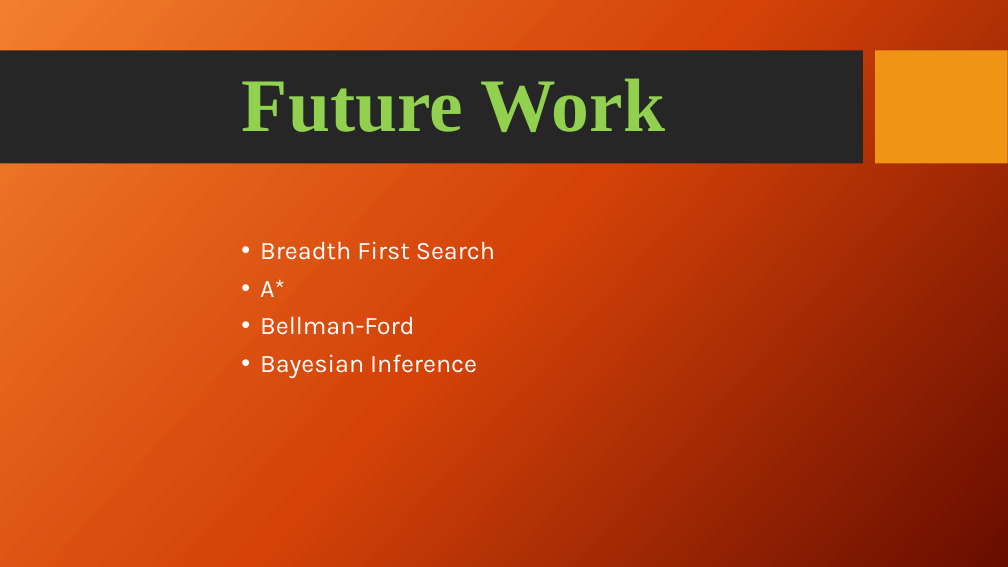
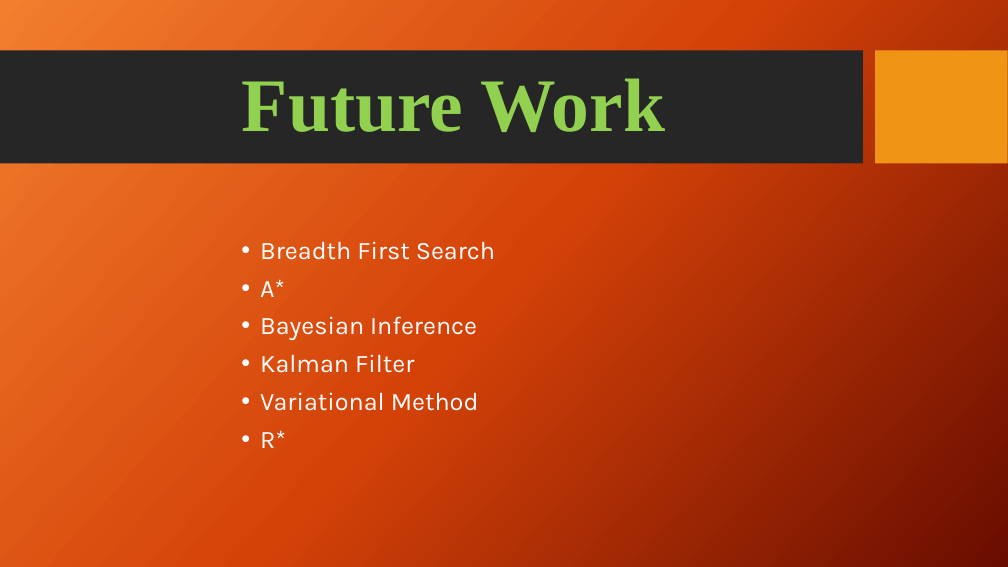
Before and after one commit to jschutkeker/AI_Cheat_Sheet, a slide deck: slide 8 of AI_Cheat_Sheet.pptx (slide 6 before the commit). Drawn at 1008x567 pixels with LibreOffice and Linux fonts; fonts in the diff are those of the drawing; background and template pictures are left out. Boxes give left, top, right and bottom in pixels: in the first picture for what was removed or moved away, otherwise in the second. Text is boxed around its words. In the diff, an @@ line names an element or a change of style, - is before the commit and + after.

```diff
--- a/AI_Cheat_Sheet.pptx
+++ b/AI_Cheat_Sheet.pptx
@@ text at bbox=[260, 316, 414, 335]: paragraph removed @@
-• Bellman-Ford
@@ text at bbox=[260, 354, 479, 448]: paragraphs added @@
+• Kalman Filter
+• Variational Method
+• R*
```
Also in this commit, not shown: 1 other slide changed, 3 slides added.
